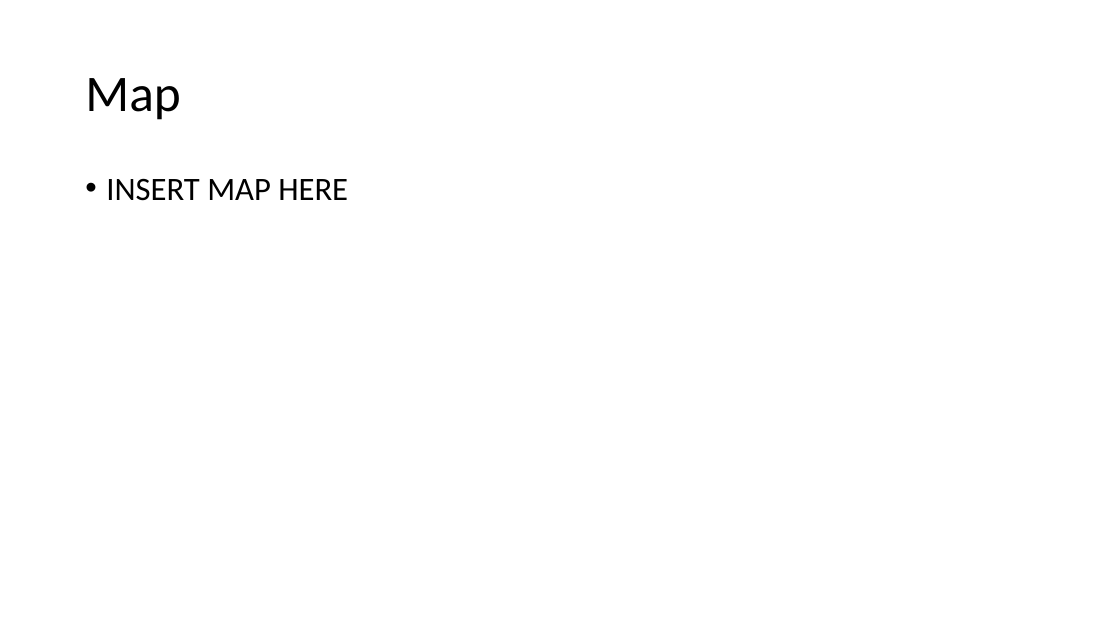
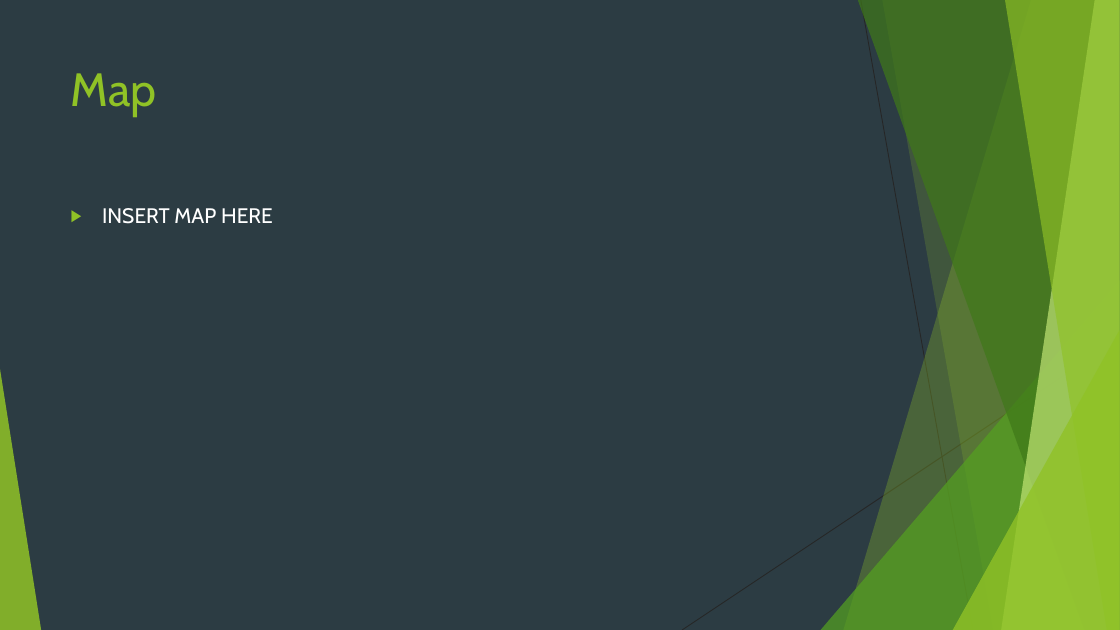
Before and after one commit to marivielle/KFC, a slide deck: slide 5 of The Kirilling Presentation (Unfinished).pptx. Drawn at 1120x630 pixels with LibreOffice and Linux fonts; fonts in the diff are those of the drawing. Boxes give left, top, right and bottom in pixels: in the first picture for what was removed or moved away, otherwise in the second. Text is boxed around its words. In the diff, an @@ line names an element or a change of style, - is before the commit and + after.

```diff
--- a/The Kirilling Presentation (Unfinished).pptx
+++ b/The Kirilling Presentation (Unfinished).pptx
@@ background #FFFFFF to #2C3C43 @@
@@ title "Map": place and size @@
-title "Map" at (85, 78, 180, 120)
+title "Map" at (71, 73, 157, 117)
@@ title "Map" at (71, 73, 157, 117): size 44 to 40 pt, font Calibri to Cabin, text colour #000000 to #90C226; line spacing 0.9 to 1; vertical alignment middle to top @@
@@ text "INSERT MAP HERE": place and size @@
-text "INSERT MAP HERE" at (106, 178, 348, 201)
+text "INSERT MAP HERE" at (102, 208, 273, 224)
@@ text "INSERT MAP HERE" at (102, 208, 273, 224): size 28 to 18 pt, font Calibri to Cabin, text colour #000000 to #FFFFFF; bullet • to ▶; line spacing 0.9 to 1 @@
@@ group added at (0, 0, 1120, 630): 5 freeform shapes, 3 triangles, 2 lines @@
```
Also in this commit, not shown: 5 other slides changed.
